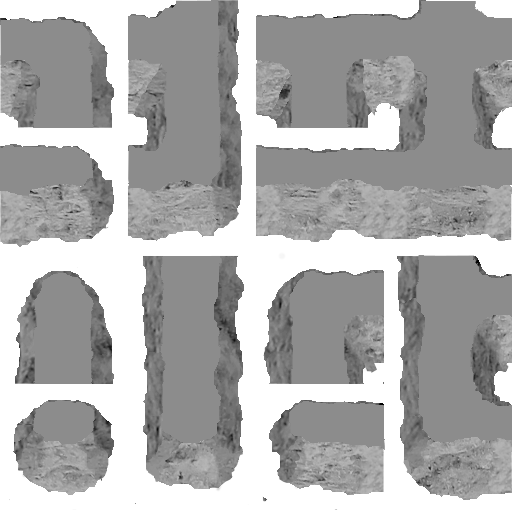
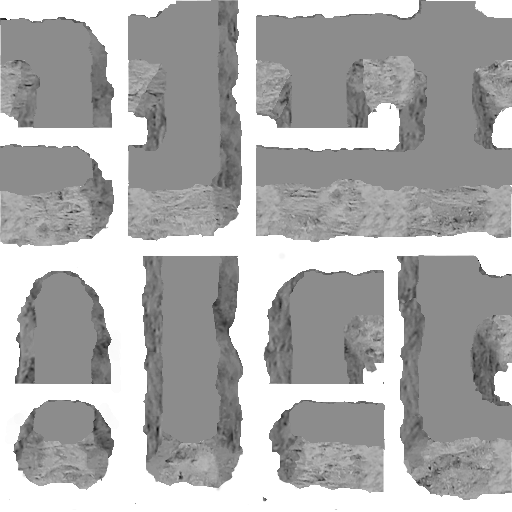
Layered file, before and after one edit (512 × 512). Changes by layer:
painted on "roof" over [29,4,509,410]
painted on "corners" over [272,75,292,118]
painted on "rock-front" over [23,103,512,495]
painted on "rock-right" over [14,258,244,441]
painted on "rock-left" over [5,295,287,444]
